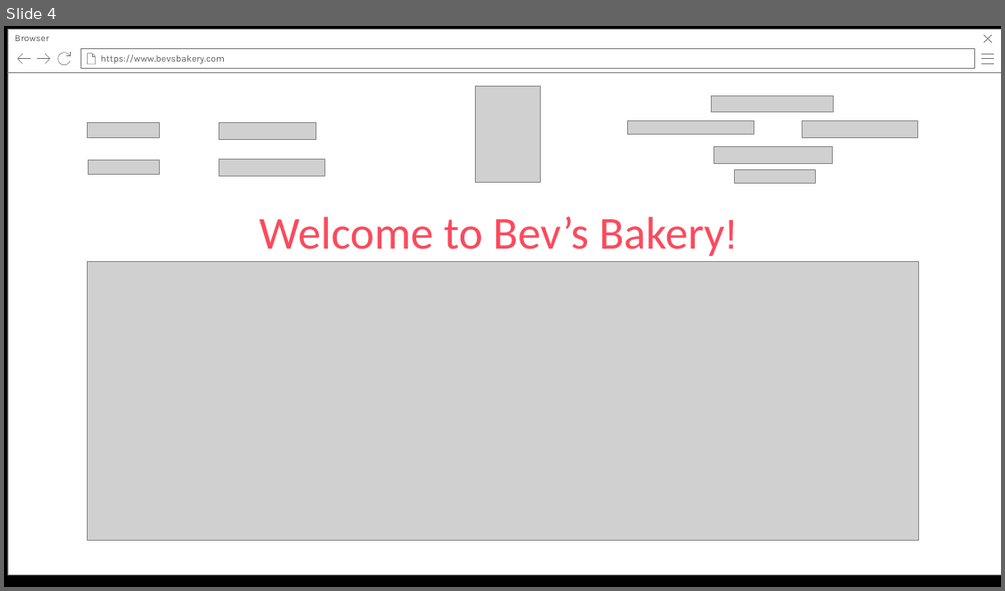
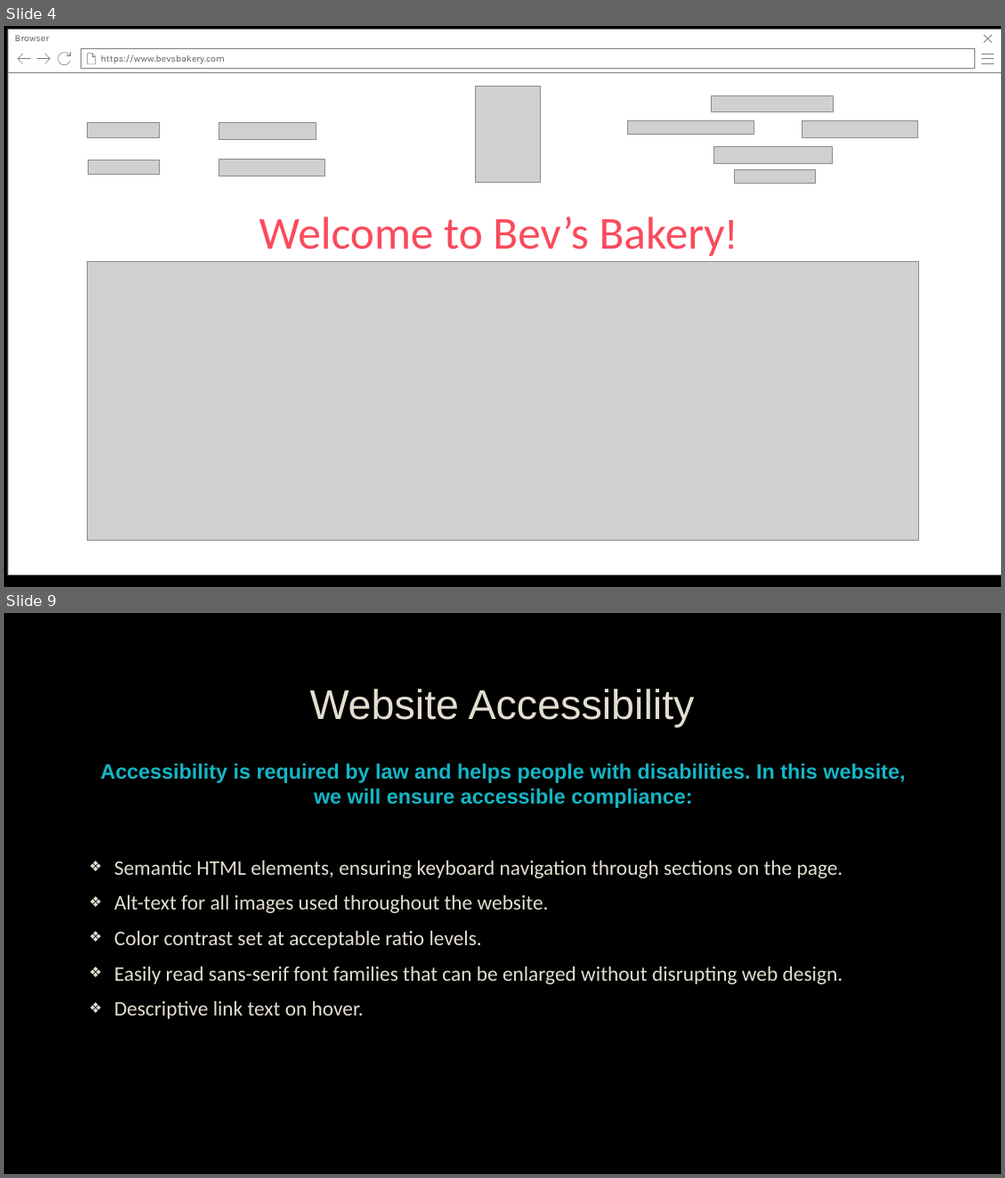
Before and after one commit to usmcamgrimm/WDD229-Advanced-Web-Design, a slide deck: Week 8/BevsBakery.pptx. Shown one above the other, each under a label of ours: slide 4 before the commit, slides 4 and 9 after it; the slides between them are not shown. The pictures are 1005x591 and 1005x1178 pixels, drawn with LibreOffice and Linux fonts; fonts in the diff are those of the drawing; grey boxes stand for pictures; background and template pictures are left out. Boxes give left, top, right and bottom in pixels: in the first picture for what was removed or moved away, otherwise in the second. Text is boxed around its words. In the diff, an @@ line names an element or a change of style, - is before the commit and + after.

```diff
--- a/Week 8/BevsBakery.pptx
+++ b/Week 8/BevsBakery.pptx
@@ slide 9 added at <box>4,613,1001,1174</box>, background picture (left out) @@
@@ title added at <box>310,689,695,727</box>, 40 pt, text #E3DED1 @@
+Website Accessibility
@@ text added at <box>100,763,905,1019</box>, 20 pt, text #E3DED1 @@
+Accessibility is required by law and helps people with disabilities. In this website, we will ensure accessible compliance:
+❖ Semantic HTML elements, ensuring keyboard navigation through sections on the page.
+❖ Alt-text for all images used throughout the website.
+❖ Color contrast set at acceptable ratio levels.
+❖ Easily read sans-serif font families that can be enlarged without disrupting web design.
+❖ Descriptive link text on hover.
```
Also in this commit, not shown: 5 slides changed, 1 other slide added.
